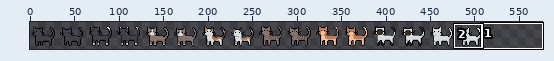
Edited in one commit: sprite sheet (Assets/Sprites/catAnimatedAll.png). Above, an overview of the earlier version with the close-up marked.
Close-up. Before:
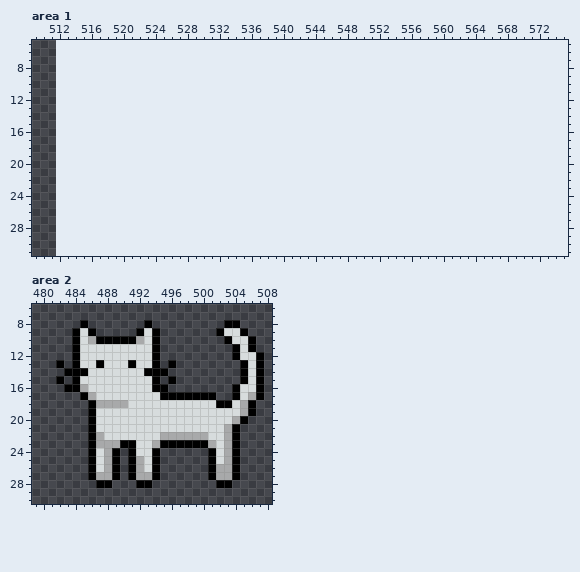
The file is 512x32 pixels. Shown: area 1: x 509..575, y 5..31; area 2: x 479..508, y 6..30. The old version is drawn lined up with the new one, on the new canvas. The wide view leaves out empty margins.
Once edited:
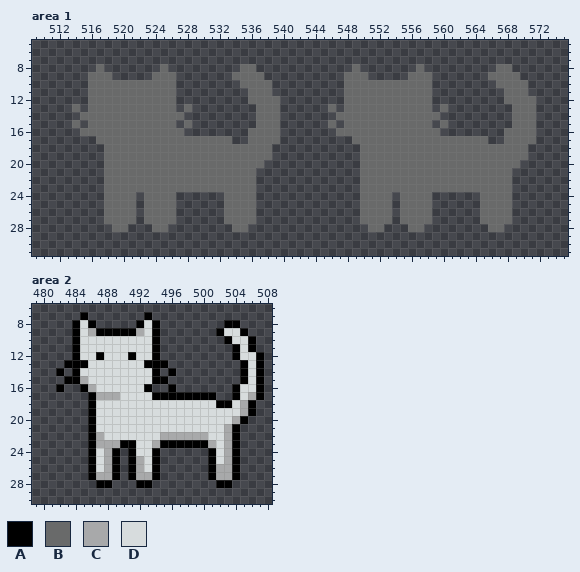
Palette (. is transparent): A #000000  B #696a6a  C #a8a9aa  D #d7dcdd
The edit:
canvas 512x32 -> 576x32
Area 1:
y 8: x 517 . -> B; x 525 . -> B; x 535..536 .. -> BB; x 549 . -> B; x 557 . -> B; x 567..568 .. -> BB
y 9: x 516..518 ... -> BBB; x 524..526 ... -> BBB; x 534..537 .... -> BBBB; x 548..550 ... -> BBB; x 556..558 ... -> BBB; x 566..569 .... -> BBBB
y 10: x 516..526 ........... -> BBBBBBBBBBB; x 535..538 .... -> BBBB; x 548..558 ........... -> BBBBBBBBBBB; x 567..570 .... -> BBBB
y 11: x 516..526 ........... -> BBBBBBBBBBB; x 536..538 ... -> BBB; x 548..558 ........... -> BBBBBBBBBBB; x 568..570 ... -> BBB
y 12: x 516..526 ........... -> BBBBBBBBBBB; x 536..539 .... -> BBBB; x 548..558 ........... -> BBBBBBBBBBB; x 568..571 .... -> BBBB
y 13: x 514 . -> B; x 516..526 ........... -> BBBBBBBBBBB; x 528 . -> B; x 537..539 ... -> BBB; x 546 . -> B; x 548..558 ........... -> BBBBBBBBBBB; x 560 . -> B; x 569..571 ... -> BBB
y 14: x 515..527 ............. -> BBBBBBBBBBBBB; x 537..539 ... -> BBB; x 547..559 ............. -> BBBBBBBBBBBBB; x 569..571 ... -> BBB
y 15: x 514 . -> B; x 516..526 ........... -> BBBBBBBBBBB; x 528 . -> B; x 537..539 ... -> BBB; x 546 . -> B; x 548..558 ........... -> BBBBBBBBBBB; x 560 . -> B; x 569..571 ... -> BBB
y 16: x 515..527 ............. -> BBBBBBBBBBBBB; x 536..539 .... -> BBBB; x 547..559 ............. -> BBBBBBBBBBBBB; x 568..571 .... -> BBBB
y 17: x 517..533 ................. -> BBBBBBBBBBBBBBBBB; x 536..539 .... -> BBBB; x 549..565 ................. -> BBBBBBBBBBBBBBBBB; x 568..571 .... -> BBBB
y 18..19: x 518..538 ..................... -> BBBBBBBBBBBBBBBBBBBBB; x 550..570 ..................... -> BBBBBBBBBBBBBBBBBBBBB
y 20: x 518..537 .................... -> BBBBBBBBBBBBBBBBBBBB; x 550..569 .................... -> BBBBBBBBBBBBBBBBBBBB
y 21..23: x 518..536 ................... -> BBBBBBBBBBBBBBBBBBB; x 550..568 ................... -> BBBBBBBBBBBBBBBBBBB
y 24..27: x 518..521 .... -> BBBB; x 523..526 .... -> BBBB; x 533..536 .... -> BBBB; x 550..553 .... -> BBBB; x 555..558 .... -> BBBB; x 565..568 .... -> BBBB
y 28: x 519..520 .. -> BB; x 524..525 .. -> BB; x 534..535 .. -> BB; x 551..552 .. -> BB; x 556..557 .. -> BB; x 566..567 .. -> BB
Area 2:
y 7: x 485 . -> A; x 493 . -> A
y 8: x 484..486 .A. -> ADA; x 492..494 .A. -> ADA
y 9: x 486..492 A.....A -> CAAAAAC
y 10: x 486..492 CAAAAAC -> DDDDDDD
y 12: x 487 D -> A; x 491 D -> A
y 13: x 482..483 A. -> .A; x 485 D -> A; x 487 A -> D; x 491 A -> D; x 493 D -> A; x 495..496 .A -> A.
y 14: x 482..483 .A -> A.; x 485 A -> D; x 493 A -> D; x 495..496 A. -> .A
y 15: x 482..483 A. -> .A; x 485 D -> C; x 495..496 .A -> A.
y 16: x 482..486 .AACD -> A..AC; x 493..496 DAA. -> A..A
y 17: x 485..489 ACDDD -> .ACCC; x 494 D -> A
y 18: x 487..490 CCCC -> DDDD
Pixel boxes of the changes (left, top, right, bottom) in both close-ups:
added: (72, 64, 280, 232)
added: (328, 64, 536, 232)
changed: (56, 312, 176, 408)
